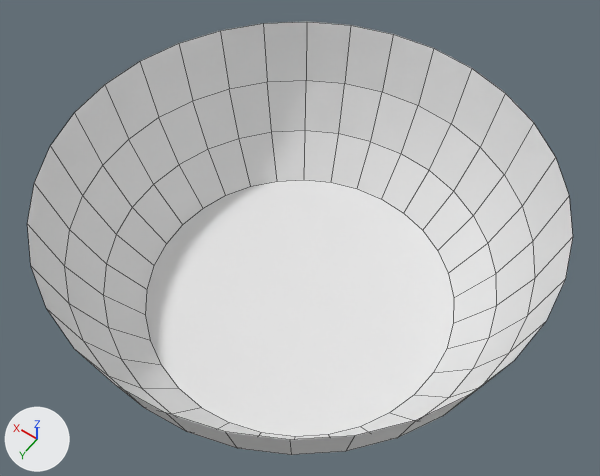
The OBJ model resources/models/Bowl.obj, before and after one commit.
Both versions are drawn from a 50 mm camera at (-1.78, 2.49, 3.45) aimed at (0.02, -0.03, -0.51). Arrows for +X, +Y and +Z are at lower left; the lights stay in place. Mesh edges are drawn as thin lines. Where no turn or scale is listed for an object, it has been applied to the vertices. Vertices at the same position are counted once.
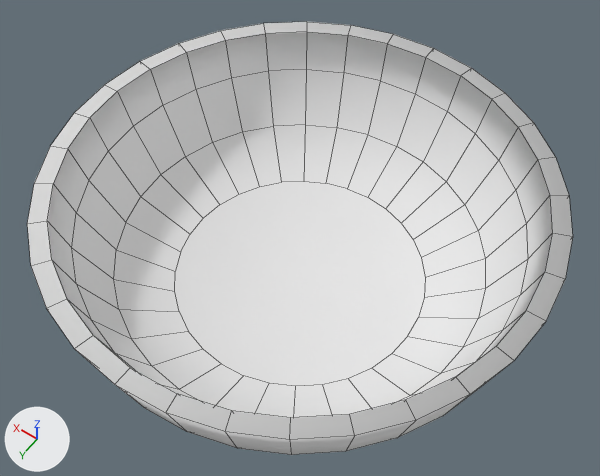
Where the change shows, as pixel boxes (x1, y1, x2, y2) in the pictures (600 x 476 px):
```json
{"part": 1, "of": "me_cylinder", "change": "added", "after": [27, 21, 573, 440]}
```

Scene script edits in JSON lines:
```json
{"block": "me_cylinder", "where": "# used by ob_cylinder; location = (0.0, 0.0, 0.0)"}
{"op": "remove", "block": "me_cylinder", "code": "me_cylinder.from_pydata(...)  # 128 vertices, 97 faces; spans x -1.49..1.49, y -1.49..1.49, z -1.05..-0.02"}
{"op": "add", "block": "me_cylinder", "code": "me_cylinder.from_pydata(...)  # 256 vertices, 226 faces; spans x -1.49..1.49, y -1.49..1.49, z -1.05..-0.02"}
{"block": "me_cylinder", "change": "me_cylinder part 1"}
{"block": "me_cylinder", "change": "128 vertices are added at x -1.38..1.38, y -1.38..1.38, z -0.84..-0.02"}
{"block": "me_cylinder", "change": "129 new faces join them"}
{"block": "me_cylinder", "change": "me_cylinder part 2: the surface is now shaded smooth"}
```
